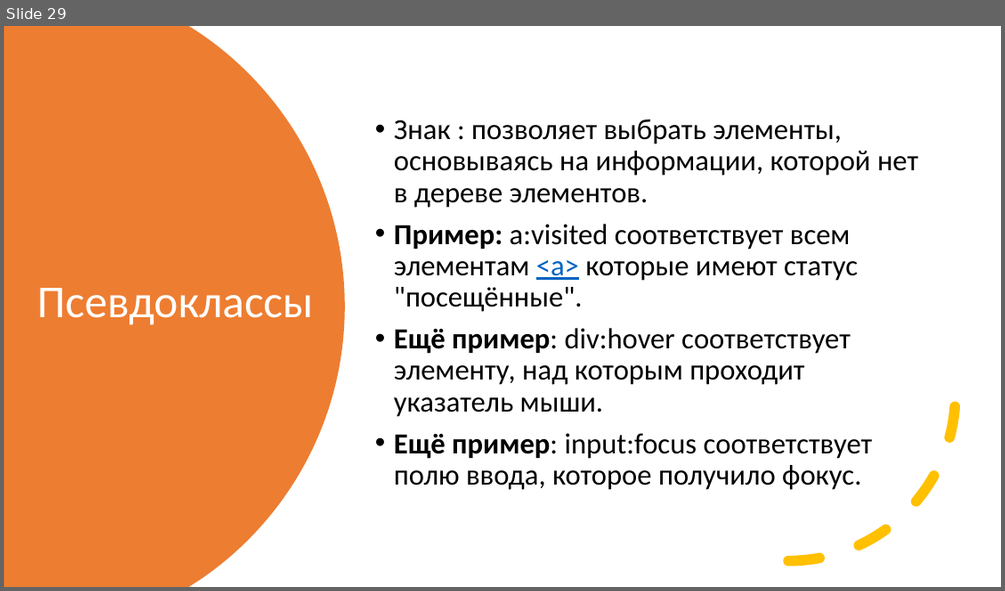
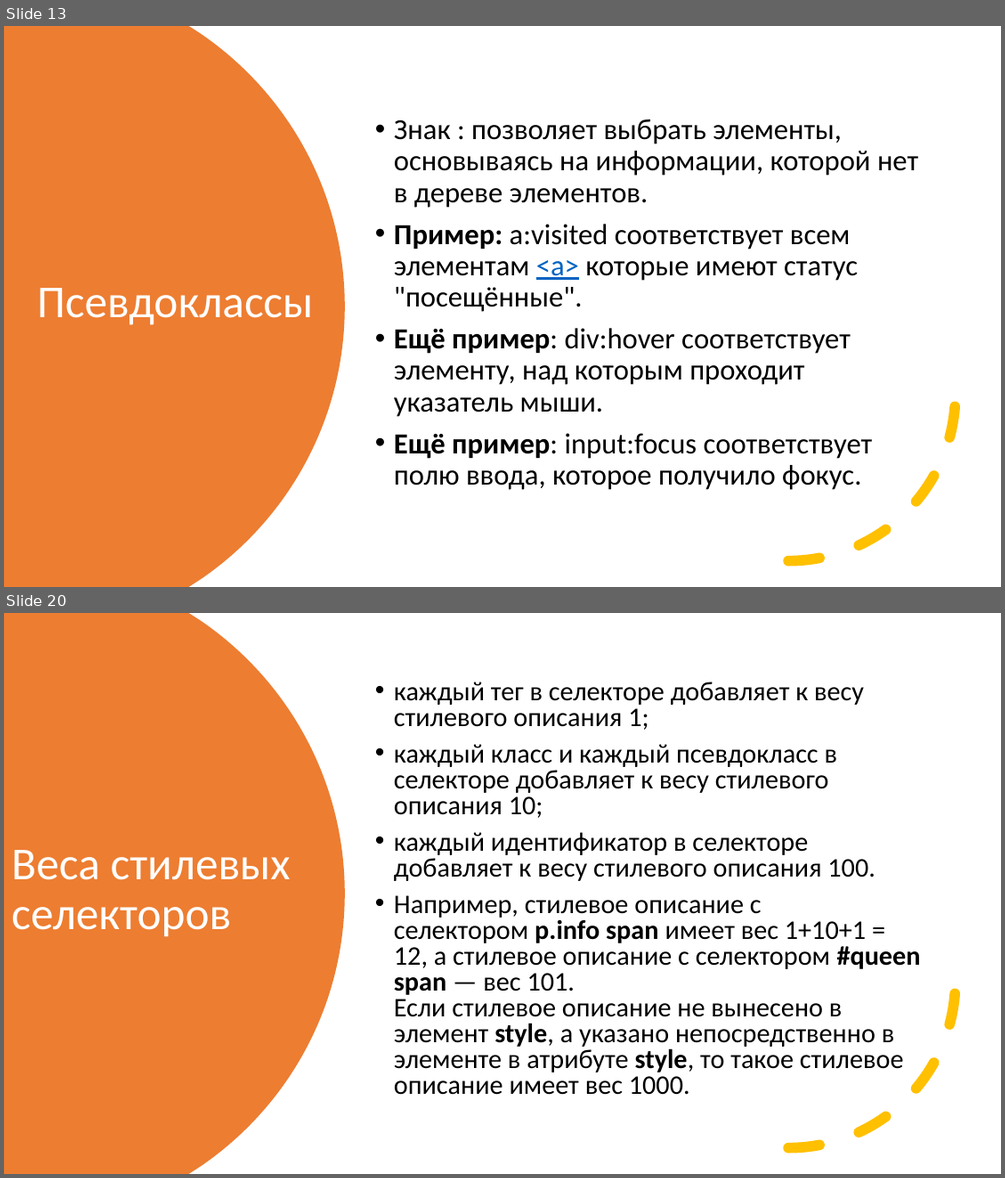
Before and after one commit to sashaklimenok/mentoring, a slide deck: Lesson-6/Presentation2.pptx. Shown one above the other, each under a label of ours: slide 29 before the commit, slides 13 and 20 after it; the slides between them are not shown. The pictures are 1005x591 and 1005x1178 pixels, drawn with LibreOffice and Linux fonts; fonts in the diff are those of the drawing. Boxes give left, top, right and bottom in pixels: in the first picture for what was removed or moved away, otherwise in the second. Text is boxed around its words. In the diff, an @@ line names an element or a change of style, - is before the commit and + after.

```diff
--- a/Lesson-6/Presentation2.pptx
+++ b/Lesson-6/Presentation2.pptx
@@ slide 20 added at (x1=4, y1=613, x2=1001, y2=1174), background #FFFFFF @@
@@ freeform shape added at (x1=4, y1=613, x2=345, y2=1174), fill #ED7D31 @@
@@ text added at (x1=394, y1=682, x2=921, y2=1094), 25.9 pt, text #000000 @@
+• каждый тег в селекторе добавляет к весу стилевого описания 1;
+• каждый класс и каждый псевдокласс в селекторе добавляет к весу стилевого описания 10;
+• каждый идентификатор в селекторе добавляет к весу стилевого описания 100.
+• Например, стилевое описание с селектором p.info span имеет вес 1+10+1 = 12, а стилевое описание с селектором #queen span — вес 101.
+  Если стилевое описание не вынесено в элемент style, а указано непосредственно в элементе в атрибуте style, то такое стилевое описание имеет вес 1000.
@@ arc (boxed as its full ellipse) added at (x1=622, y1=814, x2=956, y2=1149), outline #FFC000 10 pt dashed @@
@@ title added at (x1=11, y1=850, x2=291, y2=937), 44 pt, text #FFFFFF @@
+Веса стилевых
+селекторов
@@ what was slide 29 is now slide 13 @@
```
Also in this commit, not shown: 3 slides changed, 7 other slides added, 15 slides removed, 1 other file.
